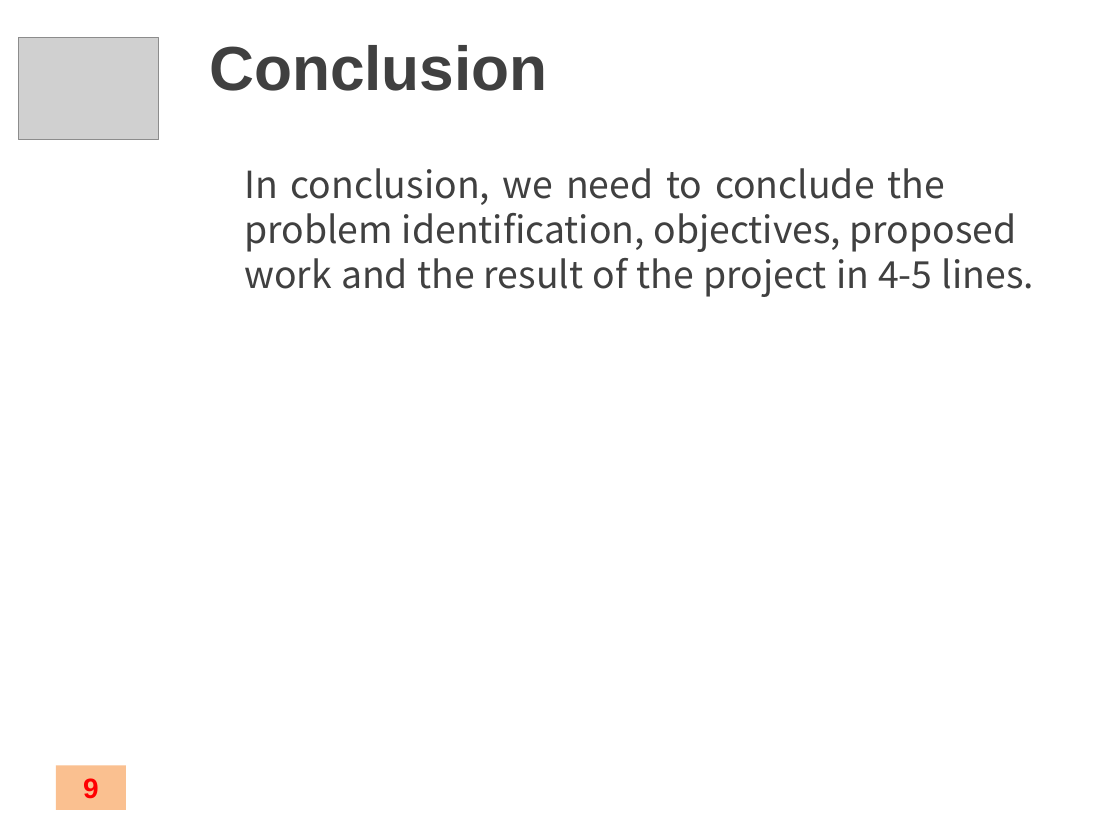
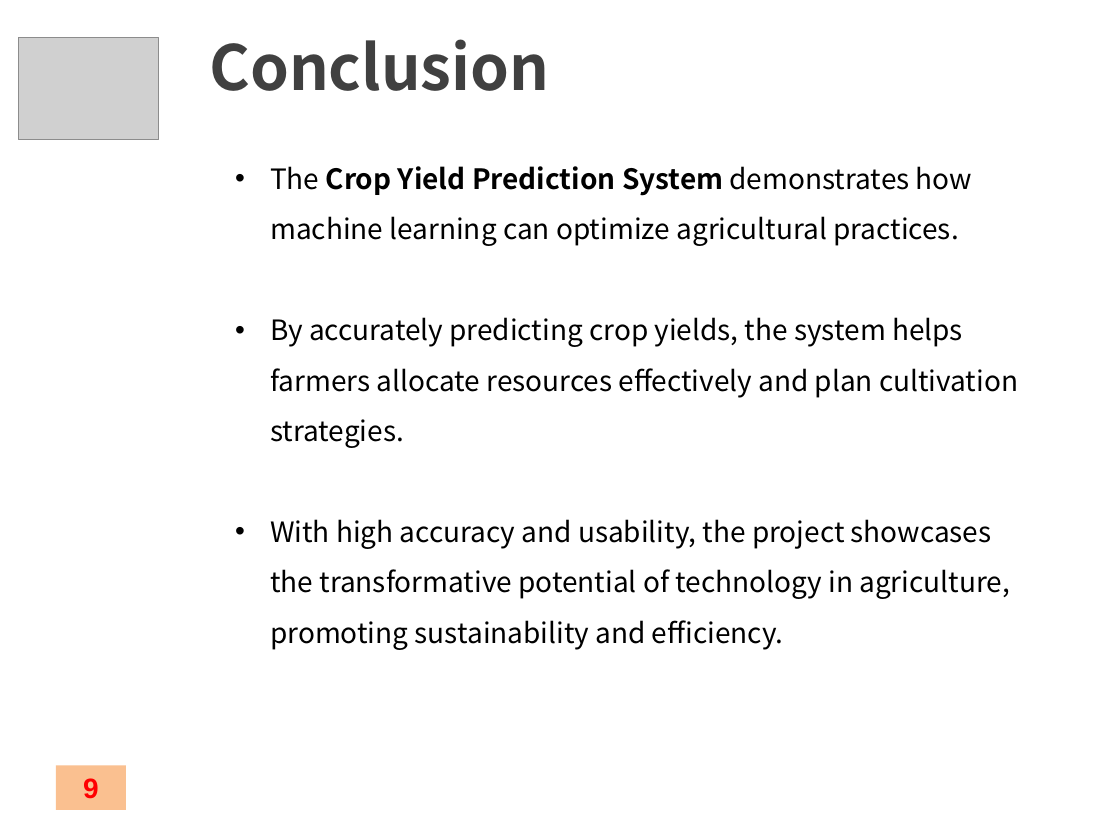
Before and after one commit to sumankrsaurabh/Crop-Yied-Prediction, a slide deck: slide 9 of Minor Project Presentation Template (1).pptx. Drawn at 1120x840 pixels with LibreOffice and Linux fonts; fonts in the diff are those of the drawing; grey boxes stand for pictures; background and template pictures are left out. Boxes give left, top, right and bottom in pixels: in the first picture for what was removed or moved away, otherwise in the second. Text is boxed around its words. In the diff, an @@ line names an element or a change of style, - is before the commit and + after.

```diff
--- a/Minor Project Presentation Template (1).pptx
+++ b/Minor Project Presentation Template (1).pptx
@@ title "Conclusion" at (x1=209, y1=39, x2=549, y2=91): font Arial to Noto Sans CJK KR @@
@@ text removed at (x1=244, y1=168, x2=1034, y2=297) @@
-In conclusion, we need to conclude the problem identification, objectives, proposed work and the result of the project in 4-5 lines.
@@ text added at (x1=270, y1=166, x2=1018, y2=650), 18 pt, text #000000 @@
+• The Crop Yield Prediction System demonstrates how machine learning can optimize agricultural practices.
+• By accurately predicting crop yields, the system helps farmers allocate resources effectively and plan cultivation strategies.
+• With high accuracy and usability, the project showcases the transformative potential of technology in agriculture, promoting sustainability and efficiency.
```
Also in this commit, not shown: 7 other slides changed, 1 slide added, 1 slide removed, 3 other files.
